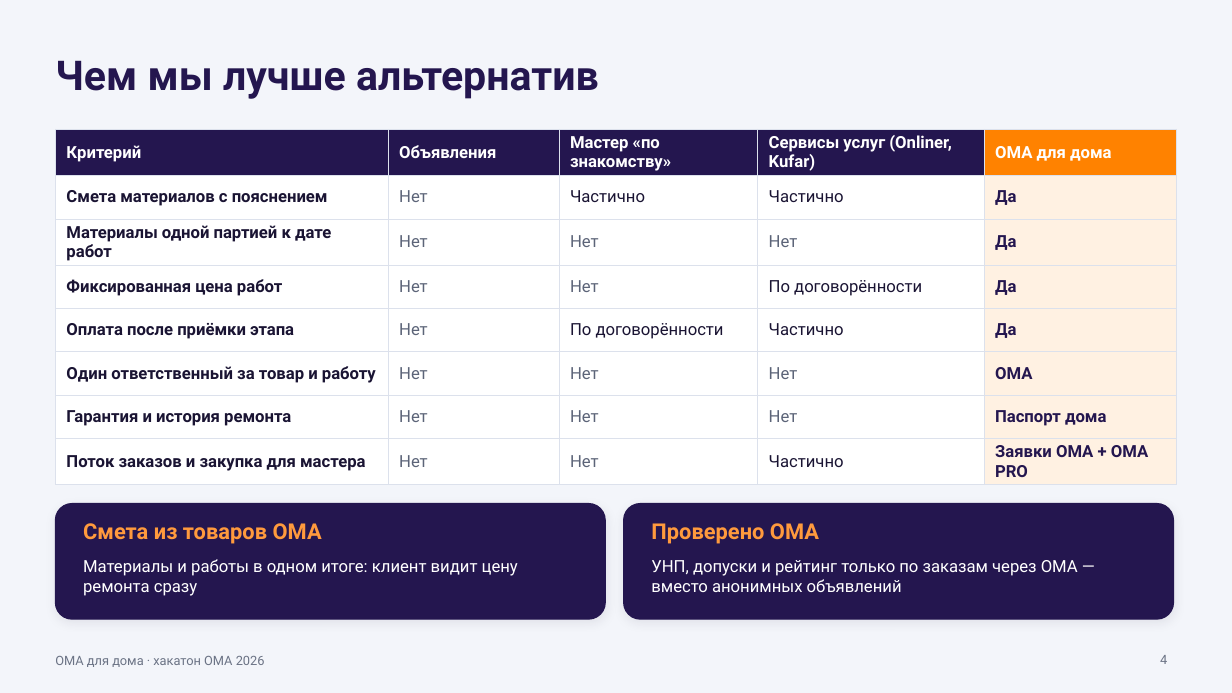
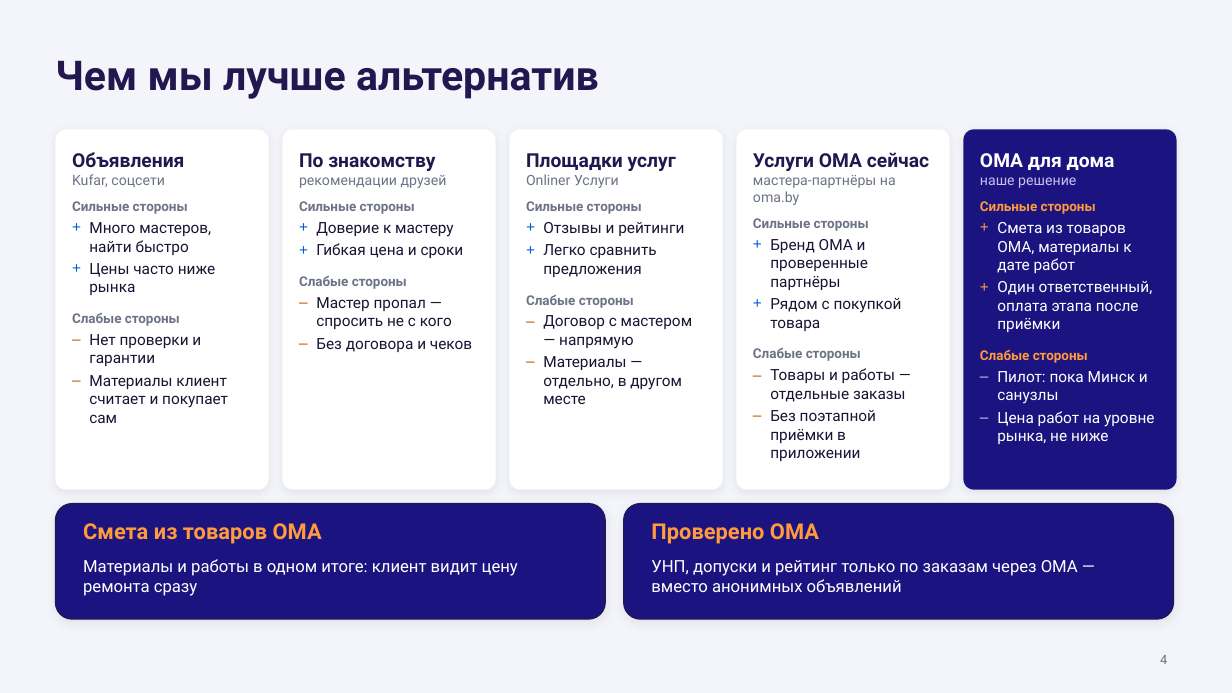
Before and after one commit to kvasiuum/hackatonoma, a slide deck: slide 4 of slides/oma-dlya-doma.pptx. Drawn at 1232x693 pixels with LibreOffice and Linux fonts; fonts in the diff are those of the drawing. Boxes give left, top, right and bottom in pixels: in the first picture for what was removed or moved away, otherwise in the second. Text is boxed around its words. In the diff, an @@ line names an element or a change of style, - is before the commit and + after.

```diff
--- a/slides/oma-dlya-doma.pptx
+++ b/slides/oma-dlya-doma.pptx
@@ table removed at (55, 129, 1177, 481), 8 rows, 5 columns @@
-Критерий | Объявления | Мастер «по знакомству» | Сервисы услуг (Onliner, Kufar) | ОМА для дома
-Смета материалов с пояснением | Нет | Частично | Частично | Да
-Материалы одной партией к дате работ | Нет | Нет | Нет | Да
-Фиксированная цена работ | Нет | Нет | По договорённости | Да
-Оплата после приёмки этапа | Нет | По договорённости | Частично | Да
-Один ответственный за товар и работу | Нет | Нет | Нет | ОМА
-Гарантия и история ремонта | Нет | Нет | Нет | Паспорт дома
-Поток заказов и закупка для мастера | Нет | Нет | Частично | Заявки ОМА + OMA PRO
@@ rounded rectangle added at (55, 129, 269, 490), fill #FFFFFF @@
@@ rounded rectangle added at (283, 129, 496, 490), fill #FFFFFF @@
@@ rounded rectangle added at (509, 129, 723, 490), fill #FFFFFF @@
@@ rounded rectangle added at (737, 129, 950, 490), fill #FFFFFF @@
@@ rounded rectangle added at (964, 129, 1177, 490), fill #1B1480 @@
@@ text added at (72, 152, 228, 423), 12 pt, text #1A1433 @@
+Объявления
+Kufar, соцсети
+Сильные стороны
++ Много мастеров, найти быстро
++ Цены часто ниже рынка
+Слабые стороны
+– Нет проверки и гарантии
+– Материалы клиент считает и покупает сам
@@ text added at (299, 153, 472, 352), 12 pt, text #1A1433 @@
+По знакомству
+рекомендации друзей
+Сильные стороны
++ Доверие к мастеру
++ Гибкая цена и сроки
+Слабые стороны
+– Мастер пропал — спросить не с кого
+– Без договора и чеков
@@ text added at (526, 153, 693, 404), 12 pt, text #1A1433 @@
+Площадки услуг
+Onliner Услуги
+Сильные стороны
++ Отзывы и рейтинги
++ Легко сравнить предложения
+Слабые стороны
+– Договор с мастером — напрямую
+– Материалы — отдельно, в другом месте
@@ text added at (753, 152, 929, 461), 12 pt, text #1A1433 @@
+Услуги ОМА сейчас
+мастера-партнёры на oma.by
+Сильные стороны
++ Бренд ОМА и проверенные партнёры
++ Рядом с покупкой товара
+Слабые стороны
+– Товары и работы — отдельные заказы
+– Без поэтапной приёмки в приложении
@@ text added at (980, 153, 1154, 444), 12 pt, text #FFFFFF @@
+ОМА для дома
+наше решение
+Сильные стороны
++ Смета из товаров ОМА, материалы к дате работ
++ Один ответственный, оплата этапа после приёмки
+Слабые стороны
+– Пилот: пока Минск и санузлы
+– Цена работ на уровне рынка, не ниже
@@ rounded rectangle at (55, 504, 605, 619): fill #24164F to #1B1480 @@
@@ rounded rectangle at (624, 504, 1174, 619): fill #24164F to #1B1480 @@
@@ text removed at (55, 656, 265, 667) @@
-ОМА для дома · хакатон ОМА 2026
```
Also in this commit, not shown: 6 other slides changed.
